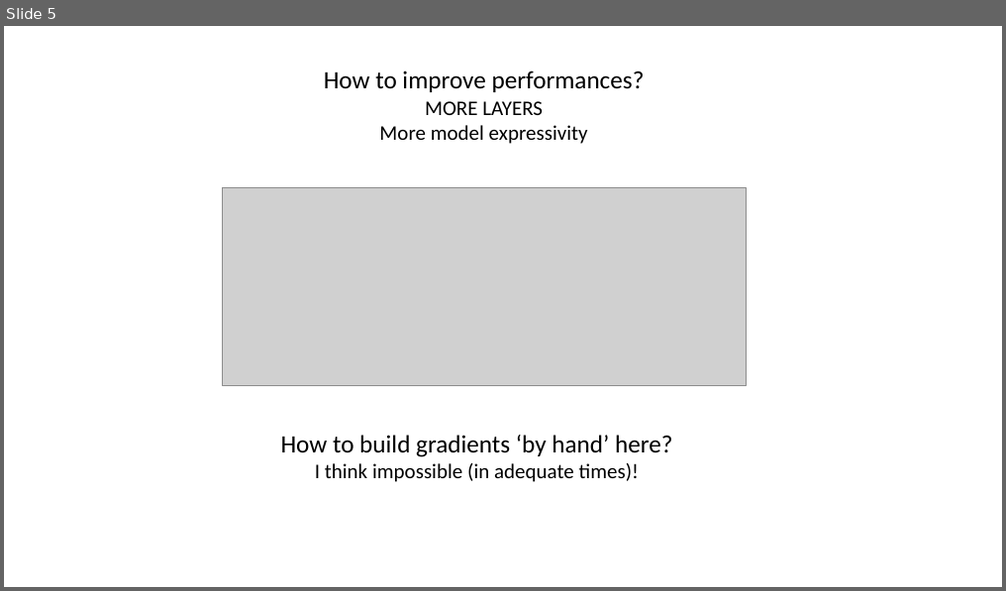
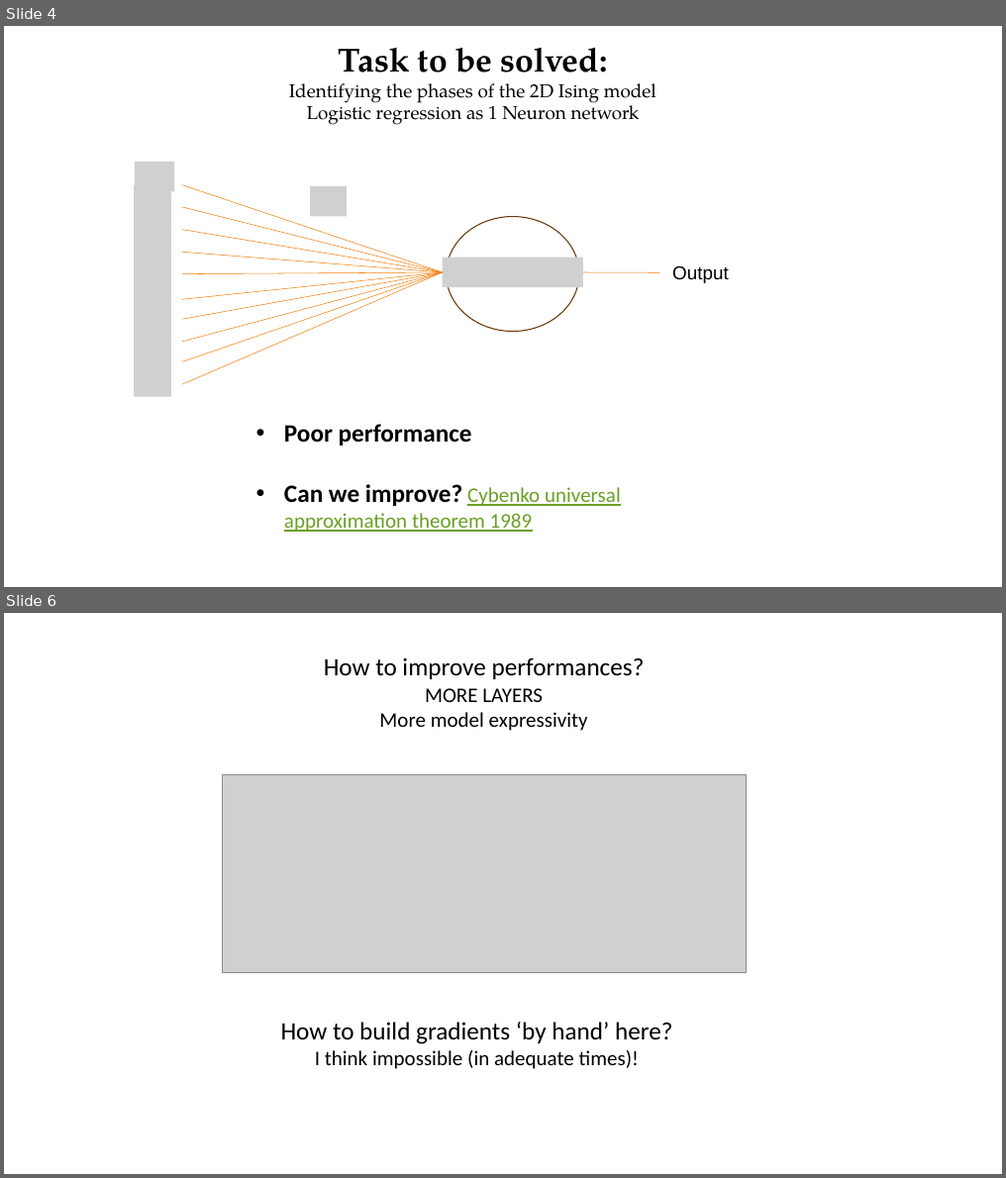
Before and after one commit to Nemenick/FCA_DeepNeuralNework-with-TensorFlow, a slide deck: __Morphing_FCA_DeepNeuralNework with TensorFlow_lezione.pptx. Shown one above the other, each under a label of ours: slide 5 before the commit, slides 4 and 6 after it; the slides between them are not shown. The pictures are 1006x591 and 1006x1178 pixels, drawn with LibreOffice and Linux fonts; fonts in the diff are those of the drawing; grey boxes stand for pictures. Boxes give left, top, right and bottom in pixels: in the first picture for what was removed or moved away, otherwise in the second. Text is boxed around its words. In the diff, an @@ line names an element or a change of style, - is before the commit and + after.

```diff
--- a/__Morphing_FCA_DeepNeuralNework with TensorFlow_lezione.pptx
+++ b/__Morphing_FCA_DeepNeuralNework with TensorFlow_lezione.pptx
@@ slide 4 added at box(4, 26, 1002, 587), background #FFFFFF @@
@@ text added at box(289, 48, 656, 125), 18 pt, text #000000 @@
+Task to be solved:
+Identifying the phases of the 2D Ising model
+Logistic regression as 1 Neuron network
@@ group added at box(135, 162, 729, 397): 11 lines, 4 pictures, 1 ellipse, 1 text @@
+Output
@@ text added at box(284, 424, 621, 532), 20 pt, text #6B9F25, underline @@
+• Poor performance
+• Can we improve? Cybenko universal approximation theorem 1989
@@ what was slide 5 is now slide 6 @@
```
Also in this commit, not shown: 4 slides changed, 1 other file.
